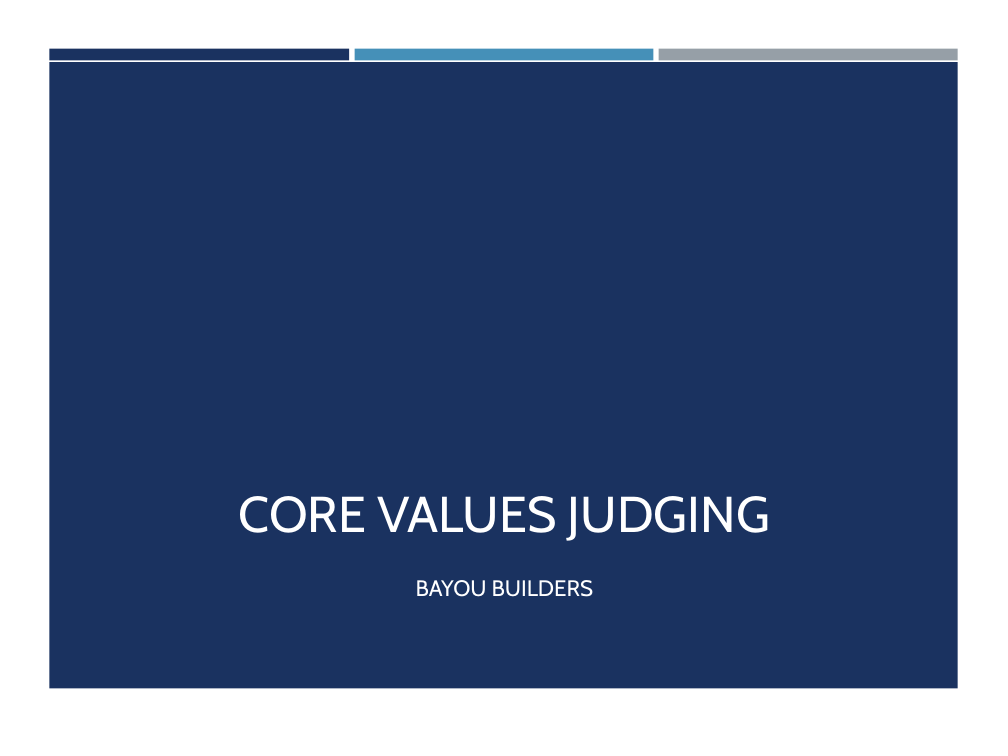
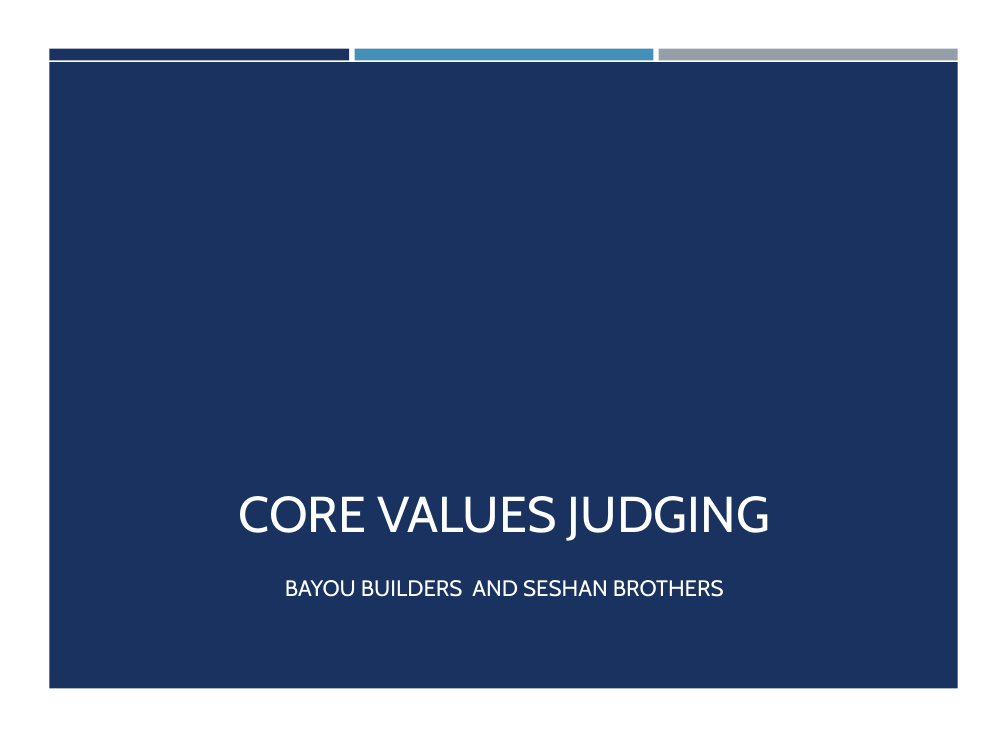
Before and after one commit to ev3lessons/FLL-Tutorials, a slide deck: slide 1 of translations/en-us/CoreValues/CVJudging.pptx. Drawn at 1008x756 pixels with LibreOffice and Linux fonts; fonts in the diff are those of the drawing; background and template pictures are left out. Boxes give left, top, right and bottom in pixels: in the first picture for what was removed or moved away, otherwise in the second. Text is boxed around its words. In the diff, an @@ line names an element or a change of style, - is before the commit and + after.

Commit message:
updated CV judging with sample questions and FAQ

```diff
--- a/translations/en-us/CoreValues/CVJudging.pptx
+++ b/translations/en-us/CoreValues/CVJudging.pptx
@@ subtitle at box(285, 580, 724, 597): text changed @@
-BAYOU BUILDERS
+BAYOU BUILDERS AND SESHAN BROTHERS
```
Also in this commit, not shown: 3 other slides changed, 2 slides added, 1 other file.
